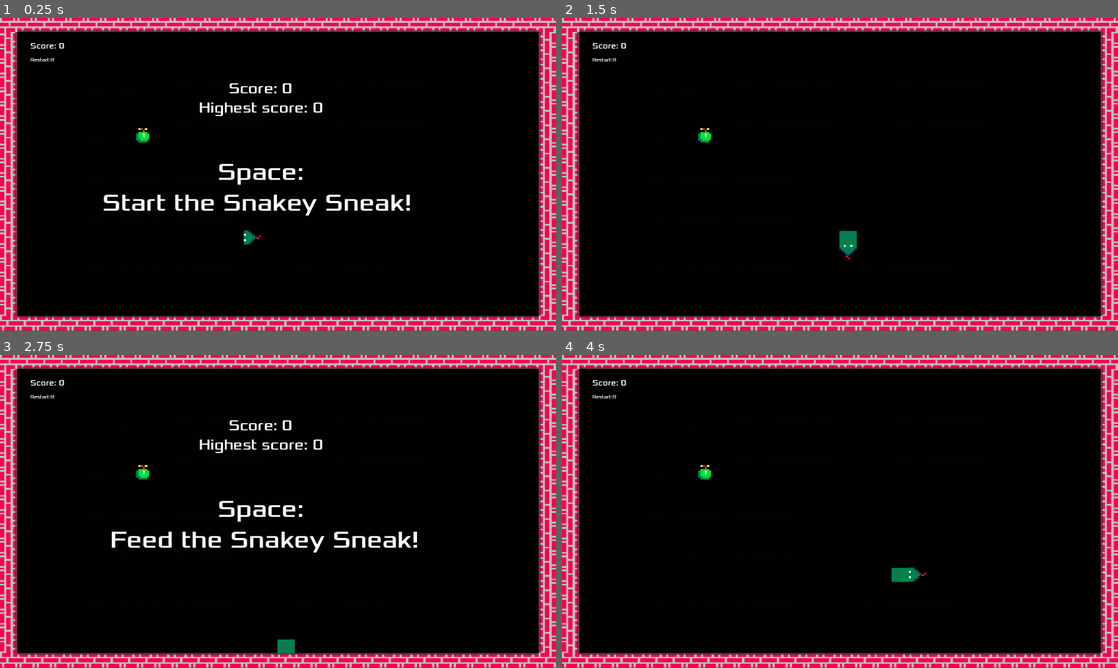
Above: before the commit, frames 1-4 (two rows, left to right).
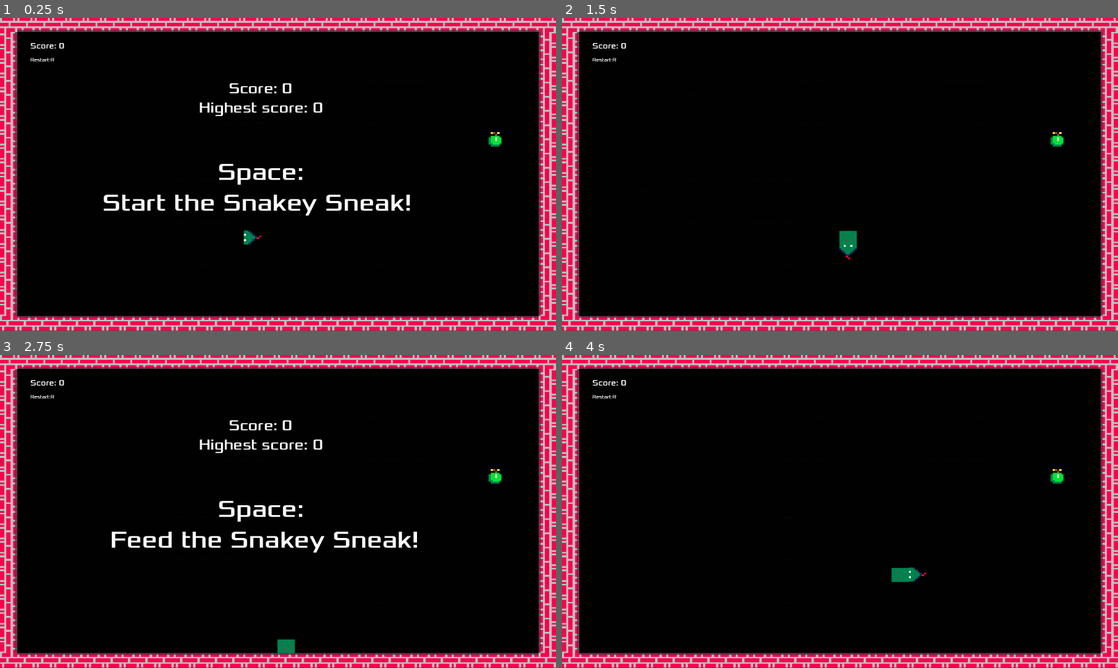
Above: after the commit, the same moments.

Repository: Schumert/SnakeGame2d
Game: Godot game, scene res://main.tscn
The game is run twice, just before and just after one commit, with the same random seed, the same clock (stepped at 60 frames per second) and the same inputs.
Inputs:
- Up to frame 1 (0.25 s): no input
- Up to frame 2 (1.5 s): tap Enter (ui_accept) at 0.5, 0.77 s; hold Right (ui_right) 0.53-1.28 s; hold Down (ui_down) from 1.28 s (still down)
- Up to frame 3 (2.75 s): tap Enter (ui_accept) at 1.52 s; release Down (ui_down) at 2.03 s; hold Right (ui_right) from 2.03 s (still down)
- Up to frame 4 (4 s): tap Enter (ui_accept) at 2.75, 3.02, 3.77 s; release Right (ui_right) at 2.78 s; hold Up (ui_up) 2.78-3.53 s; hold Left (ui_left) from 3.53 s (still down)

The runs differ from the first frame. In frame 1, 0.2% of the frame differs, in the area x 24-91%, y 35-42%; in frame 2, 0.2%; in frame 3, 0.2%; in frame 4, 0.2%.

Commit message:
Bug fix
a

Diff:
--- a/main.gd
+++ b/main.gd
@@ -138,8 +138,8 @@
 	var x_pos:float
 	var y_pos:float
 	var rng = RandomNumberGenerator.new()
-	x_pos = rng.randf_range(2, 30) * 32 #64, 961
-	y_pos = rng.randf_range(2, 20) * 32 # 54, 641
+	x_pos = rng.randi_range(2, 30) * 32 #64, 960
+	y_pos = rng.randi_range(2, 20) * 32 # 64, 640
 	food.position = Vector2(x_pos, y_pos)
 	food.visible = true
 	add_child(food)
--- a/main.tscn
+++ b/main.tscn
@@ -342,8 +342,26 @@
 [node name="hud" parent="." instance=ExtResource("4_nqkvo")]
 
 [node name="foods" parent="." instance=ExtResource("3_nw53i")]
+position = Vector2(0, 0)
+
+[node name="food" parent="foods" index="0"]
+position = Vector2(0, 0)
+
+[node name="food2" parent="foods" index="1"]
+position = Vector2(0, 0)
+
+[node name="food3" parent="foods" index="2"]
+position = Vector2(0, 0)
+
+[node name="food4" parent="foods" index="3"]
+position = Vector2(0, 0)
+
+[node name="food5" parent="foods" index="4"]
+position = Vector2(0, 0)
 
 [connection signal="timeout" from="Timer" to="." method="snake_move"]
 [connection signal="area_entered" from="Snake" to="." method="hit"]
 [connection signal="body_entered" from="Snake" to="." method="_gather"]
 [connection signal="start_game" from="hud" to="." method="new_game"]
+
+[editable path="foods"]
